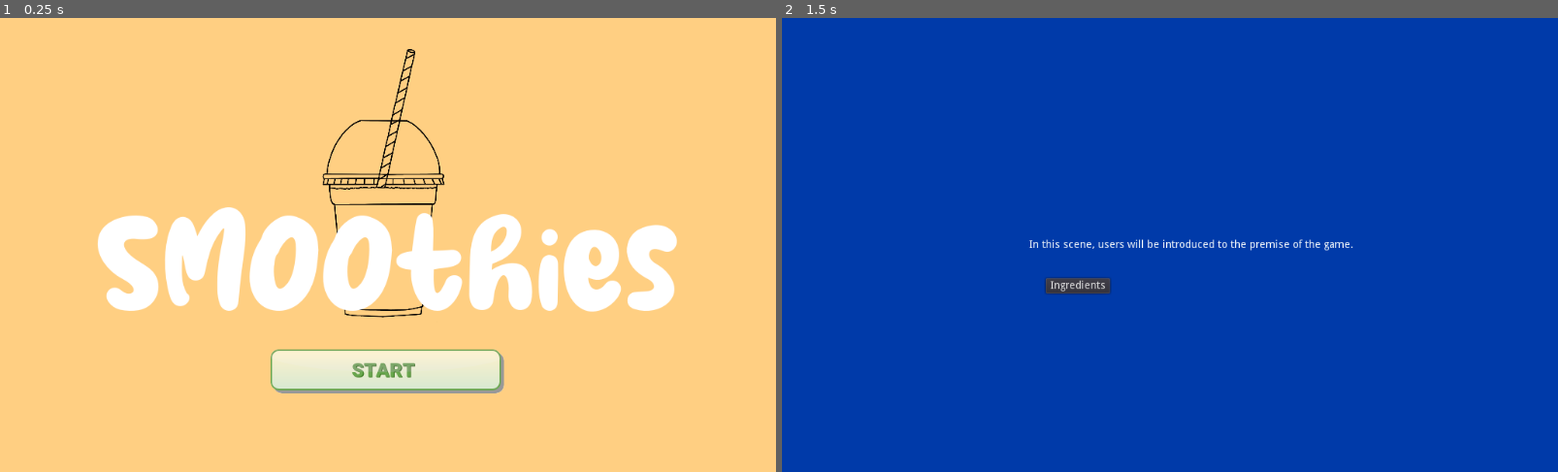
Above: before the commit, frames 1-2 (left to right).
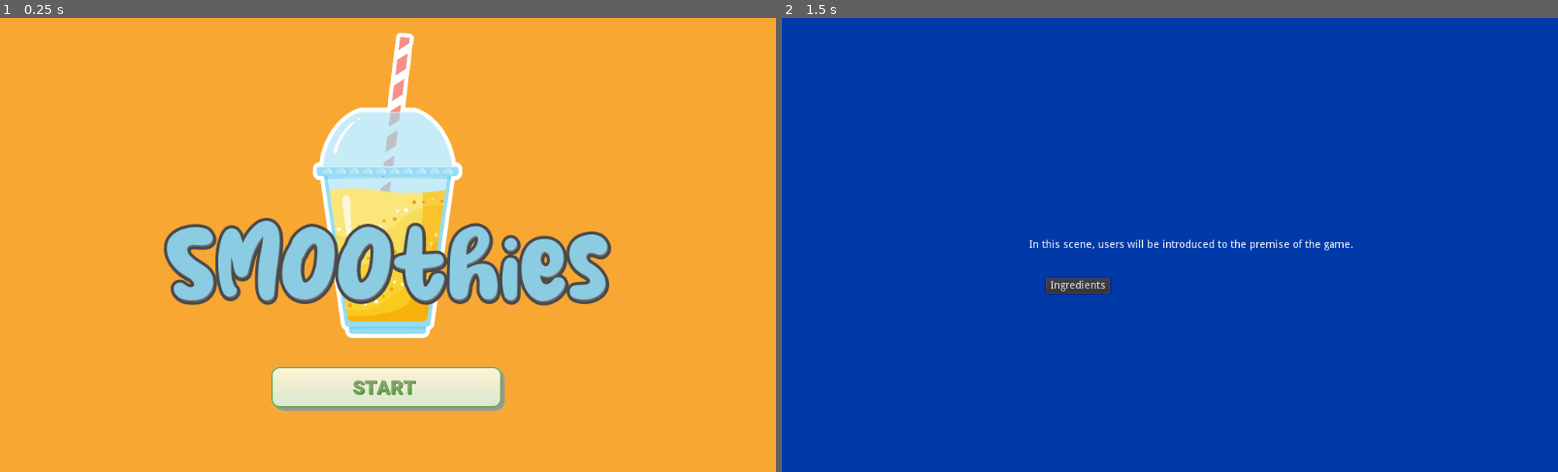
Above: after the commit, the same moments.

Repository: thepriscillawang/SMOOthies
Game: Godot game, scene res://Scenes/Main.tscn
The game is run twice, just before and just after one commit, with the same random seed, the same clock (stepped at 60 frames per second) and the same inputs.
Inputs (mouse positions are in pixels of both pictures, inside the frame that each line leads up to; where the layout moved, square brackets give the same spot in the first picture):
- Up to frame 1 (0.25 s): no input
- Up to frame 2 (1.5 s): click (1170, 390) [1170, 372] at 0.5 s; click (1170, 390) [1170, 372] at 1.25 s

The runs differ from the first frame. In frame 1, 98% of the frame differs, in the area x 0-100%, y 0-100%; in frame 2, nothing differs.

Commit message:
first scene update

Diff:
--- a/src/SMOOthies/Scenes/Main.tscn
+++ b/src/SMOOthies/Scenes/Main.tscn
@@ -5,11 +5,12 @@
 [ext_resource path="res://fonts/milky_coffee/Milky Coffee.otf" type="DynamicFontData" id=3]
 [ext_resource path="res://images/button_start_r_hover.png" type="Texture" id=4]
 [ext_resource path="res://images/button_start_r_pressed.png" type="Texture" id=5]
-[ext_resource path="res://images/cups.png" type="Texture" id=6]
+[ext_resource path="res://images/smoothie_color.png" type="Texture" id=6]
 
 [sub_resource type="DynamicFont" id=1]
-size = 168
-outline_color = Color( 0, 0, 0, 1 )
+size = 128
+outline_size = 4
+outline_color = Color( 0.305882, 0.301961, 0.301961, 1 )
 font_data = ExtResource( 3 )
 
 [node name="Root" type="Node2D"]
@@ -21,9 +22,11 @@
 [node name="Welcome" type="ColorRect" parent="."]
 margin_right = 1024.0
 margin_bottom = 600.0
-color = Color( 1, 0.815686, 0.513726, 1 )
+color = Color( 0.976471, 0.658824, 0.203922, 1 )
 
 [node name="Sprite" type="Sprite" parent="Welcome"]
+position = Vector2( 306, 140 )
+scale = Vector2( 0.4, 0.4 )
 texture = ExtResource( 6 )
 offset = Vector2( 512, 220 )
 
@@ -33,9 +36,13 @@
 anchor_right = 0.5
 anchor_bottom = 0.5
 margin_left = -386.0
-margin_top = -51.0
+margin_top = -54.0
 margin_right = 385.0
-margin_bottom = 130.0
+margin_bottom = 127.0
+custom_colors/font_color = Color( 0.54902, 0.803922, 0.894118, 1 )
+custom_colors/font_outline_modulate = Color( 0.960784, 0.960784, 0.956863, 1 )
+custom_colors/font_color_shadow = Color( 0.462745, 0.423529, 0.423529, 1 )
+custom_constants/shadow_offset_y = 2
 custom_fonts/font = SubResource( 1 )
 text = "SMOOthies"
 align = 1
@@ -46,10 +53,10 @@
 anchor_top = 1.0
 anchor_right = 0.537
 anchor_bottom = 1.0
-margin_left = -155.0
-margin_top = -162.0
-margin_right = 115.112
-margin_bottom = -104.0
+margin_left = -154.0
+margin_top = -139.0
+margin_right = 116.112
+margin_bottom = -81.0
 texture_normal = ExtResource( 2 )
 texture_pressed = ExtResource( 5 )
 texture_hover = ExtResource( 4 )
Binary file removed: src/SMOOthies/images/cups.png
Binary file added: src/SMOOthies/images/smoothie_color.png
Not shown, changed: src/SMOOthies/images/smoothie_color.png.import
